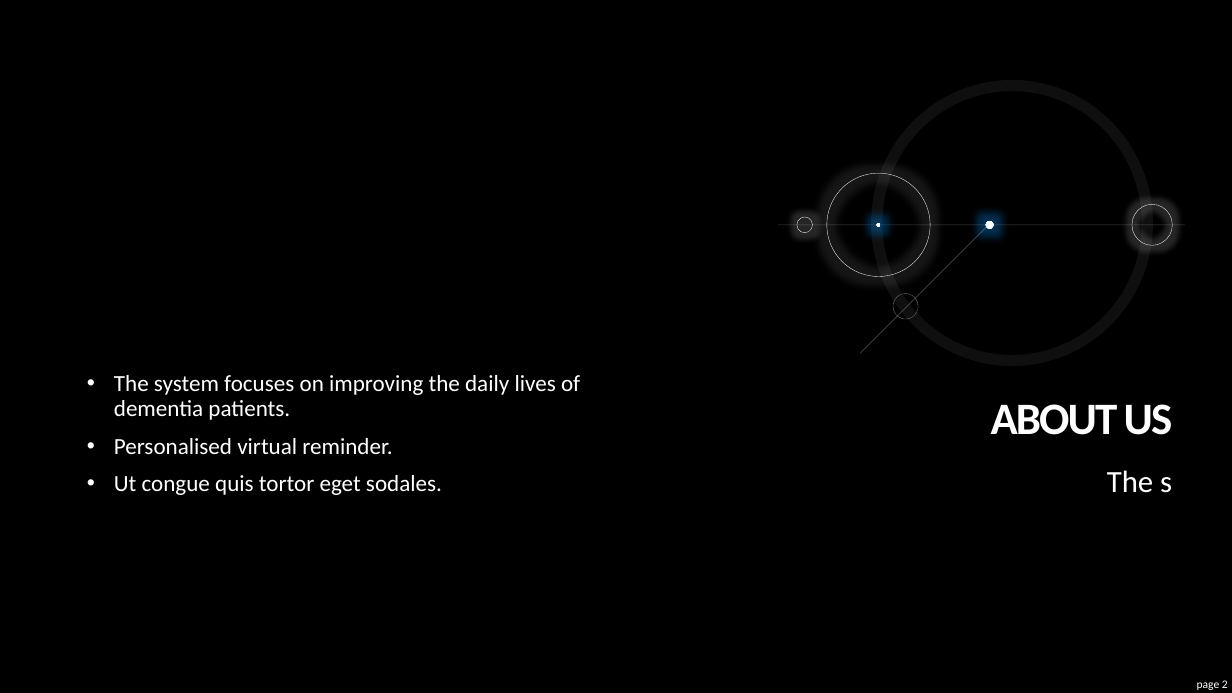
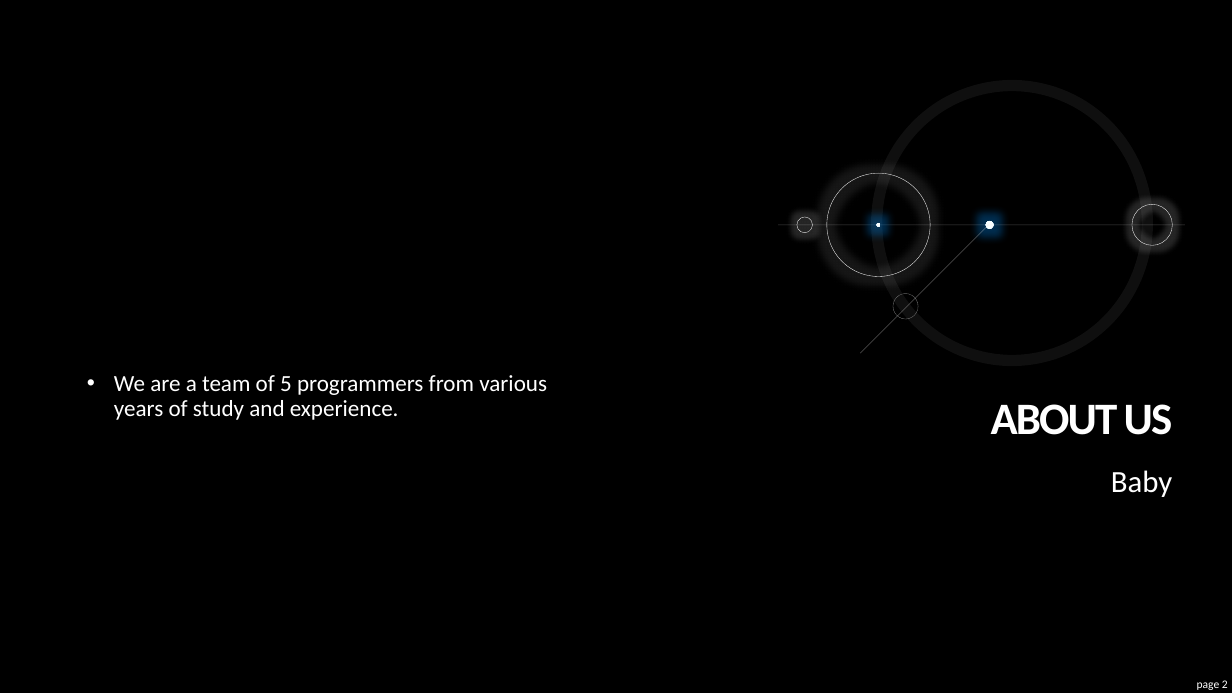
Before and after one commit to adityadutta/BostonHacksFall18, a slide deck: slide 2 of PITCH/Pitch.pptx. Drawn at 1232x693 pixels with LibreOffice and Linux fonts; fonts in the diff are those of the drawing. Boxes give left, top, right and bottom in pixels: in the first picture for what was removed or moved away, otherwise in the second. Text is boxed around its words. In the diff, an @@ line names an element or a change of style, - is before the commit and + after.

```diff
--- a/PITCH/Pitch.pptx
+++ b/PITCH/Pitch.pptx
@@ text at <box>114,375,547,420</box>: text changed @@
-• The system focuses on improving the daily lives of dementia patients.
-• Personalised virtual reminder.
-• Ut congue quis tortor eget sodales.
+• We are a team of 5 programmers from various years of study and experience.
@@ subtitle at <box>1111,470,1172,497</box>: text changed @@
-The s
+Baby
```
Also in this commit, not shown: 2 other slides changed, 7 slides removed, 2 other files.
